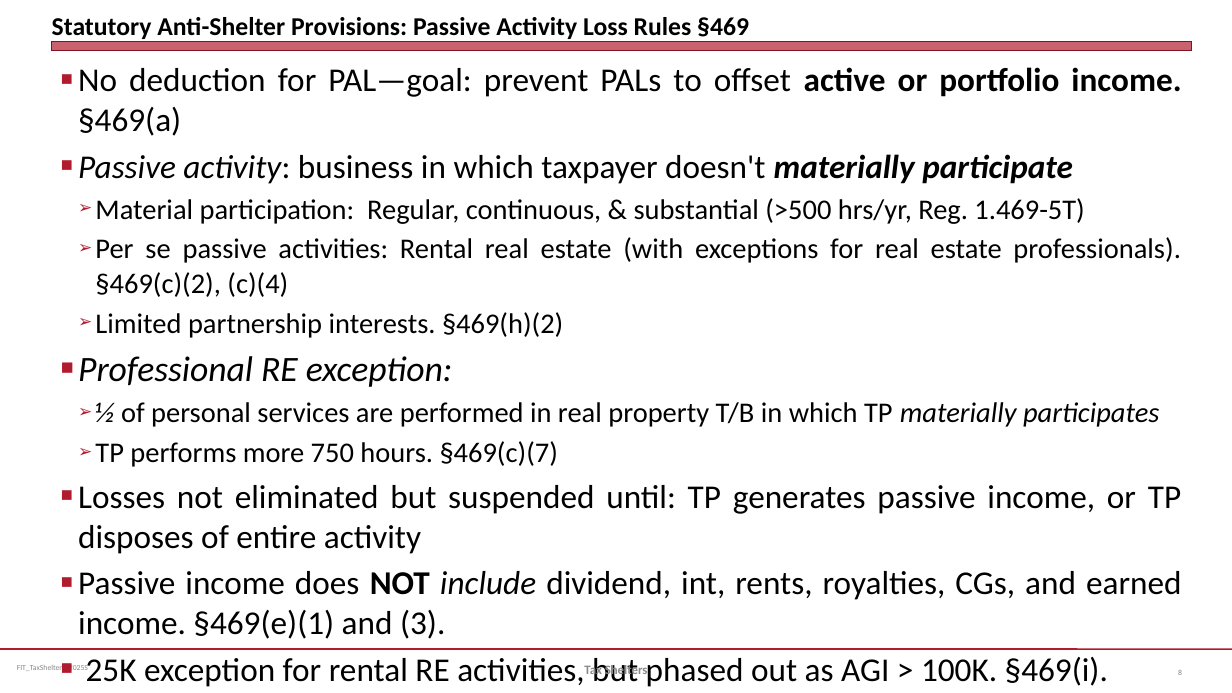
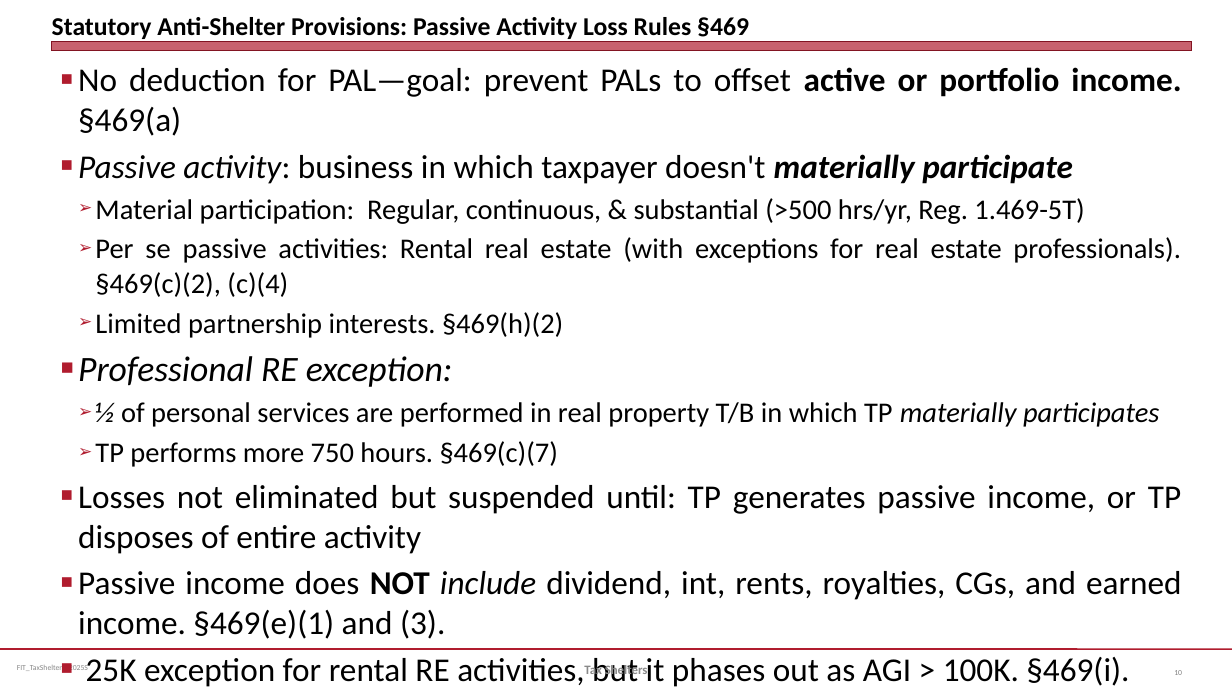
Before and after one commit to jmc877/Fed-Income-Tax, a slide deck: slide 10 of slides/FIT_TaxShelters_2025S.pptx (slide 8 before the commit). Drawn at 1232x693 pixels with LibreOffice and Linux fonts; fonts in the diff are those of the drawing. Boxes give left, top, right and bottom in pixels: in the first picture for what was removed or moved away, otherwise in the second. Text is boxed around its words. In the diff, an @@ line names an element or a change of style, - is before the commit and + after.

```diff
--- a/slides/FIT_TaxShelters_2025S.pptx
+++ b/slides/FIT_TaxShelters_2025S.pptx
@@ text at (86, 657, 1129, 687): text changed @@
-■ 25K exception for rental RE activities, but phased out as AGI > 100K. §469(i).
+■ 25K exception for rental RE activities, but it phases out as AGI > 100K. §469(i).
@@ page number at (1174, 670, 1182, 675): text changed @@
-8
+10
```
Also in this commit, not shown: 4 other slides changed, 2 slides added, 3 other files.
